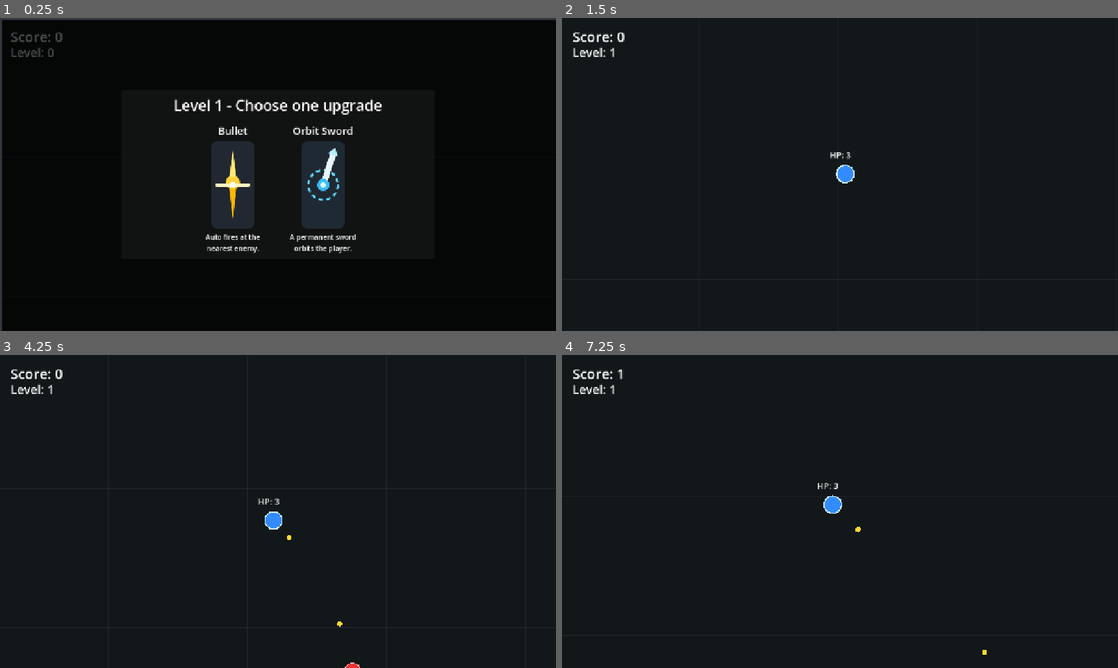
Above: before the commit, frames 1-4 (two rows, left to right).
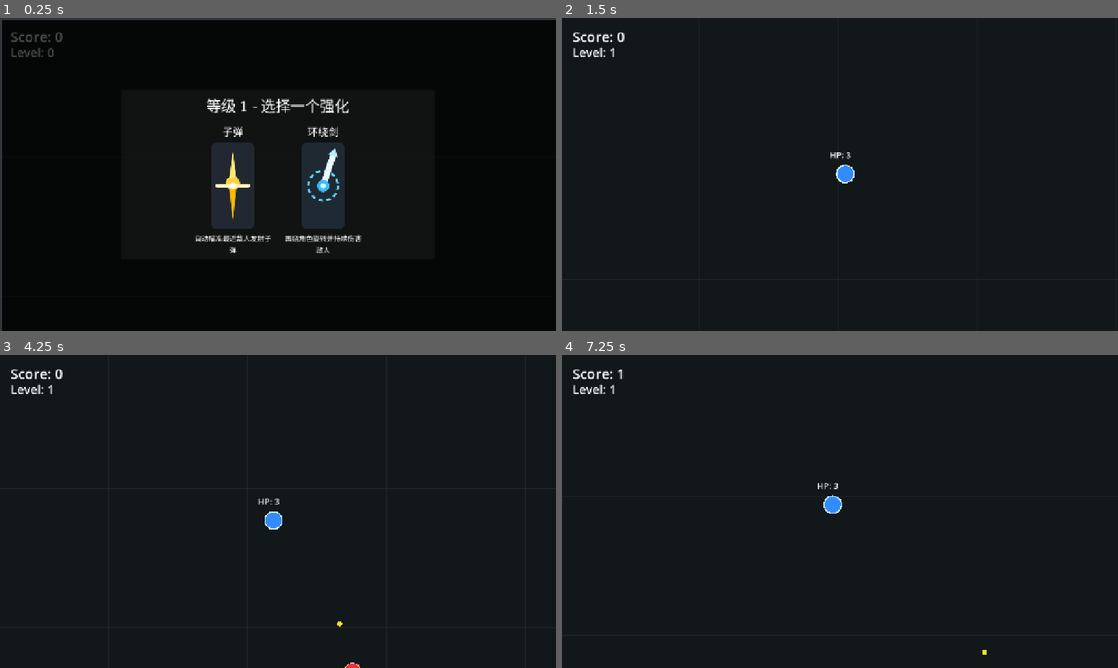
Above: after the commit, the same moments.

Repository: Tangoyzx/TraeRemoteGame
Game: Godot game, scene res://scenes/main.tscn
Same seed, same stepped clock (60 frames per second), same inputs: the game is played once before the commit and once after it.
Inputs (mouse positions are in pixels of both pictures, inside the frame that each line leads up to):
- Up to frame 1 (0.25 s): no input
- Up to frame 2 (1.5 s): click (795, 183) at 0.52 s; move the mouse to (962, 158) at 1.27 s; click (962, 158) at 1.42 s
- Up to frame 3 (4.25 s): tap Enter at 2, 3.5 s; move the mouse to (166, 527) at 2.02 s; click (166, 527) at 2.17 s; tap Space at 2.75 s; move the mouse to (333, 442) at 2.77 s; click (333, 442) at 2.92 s; move the mouse to (250, 574) at 3.52 s; click (250, 574) at 3.67 s
- Up to frame 4 (7.25 s): move the mouse to (1006, 558) at 4.27 s; click (1006, 558) at 4.42 s; move the mouse to (673, 464) at 5.02 s; click (673, 464) at 5.17 s; move the mouse to (867, 511) at 5.77 s; click (867, 511) at 5.92 s; move the mouse to (756, 433) at 6.52 s; click (756, 433) at 6.67 s

The runs differ from the first frame. In frame 1, 2.2% of the frame differs, in the area x 31-69%, y 25-76%; in frame 2, nothing differs; in frame 3, less than 0.1%; in frame 4, less than 0.1%.

Commit message:
Tune upgrade text and weapon balance

Diff:
--- a/scripts/main.gd
+++ b/scripts/main.gd
@@ -5,6 +5,7 @@
 const ProjectileScene := preload("res://scripts/projectile.gd")
 const AutoShooterScene := preload("res://scripts/weapons/auto_shooter.gd")
 const OrbitSwordScene := preload("res://scripts/weapons/orbit_sword.gd")
+const UpgradeUIFont := preload("uid://cay4nii3rtu3d")
 
 const VIEWPORT_SIZE := Vector2(1280.0, 720.0)
 const MAP_SIZE := Vector2(12800.0, 7200.0)
@@ -43,31 +44,38 @@
 		},
 	},
 	{
-		"start_time": 60.0,
+		"start_time": 20.0,
 		"rates": {
 			"basic": 40.0,
 		},
 	},
 	{
-		"start_time": 120.0,
+		"start_time": 40.0,
 		"rates": {
 			"basic": 40.0,
 			"chubby": 10.0,
 		},
 	},
+	{
+		"start_time": 60.0,
+		"rates": {
+			"basic": 40.0,
+			"chubby": 10.0,
+		},
+	},
 ]
 const UPGRADE_OPTIONS := {
 	"auto_shooter": {
 		"id": "auto_shooter",
-		"title": "Bullet",
-		"description": "Auto fires at the nearest enemy.",
+		"title": "子弹",
+		"description": "自动瞄准最近敌人发射子弹",
 		"image_path": "res://assets/upgrades/bullet.svg",
 		"weapon_type": "auto_shooter",
 	},
 	"orbit_sword": {
 		"id": "orbit_sword",
-		"title": "Orbit Sword",
-		"description": "A permanent sword orbits the player.",
+		"title": "环绕剑",
+		"description": "围绕角色旋转并持续伤害敌人",
 		"image_path": "res://assets/upgrades/orbit_sword.svg",
 		"weapon_type": "orbit_sword",
 	},
@@ -260,8 +268,9 @@
 
 	level_up_title = Label.new()
 	level_up_title.name = "Title"
-	level_up_title.text = "Level Up! Choose one upgrade"
+	level_up_title.text = "升级！选择一个强化"
 	level_up_title.horizontal_alignment = HORIZONTAL_ALIGNMENT_CENTER
+	level_up_title.add_theme_font_override("font", UpgradeUIFont)
 	level_up_title.add_theme_font_size_override("font_size", 34)
 	content.add_child(level_up_title)
 
@@ -381,7 +390,7 @@
 
 func _show_level_up_options(level: int, option_ids: Array) -> void:
 	is_level_up_open = true
-	level_up_title.text = "Level %d - Choose one upgrade" % level
+	level_up_title.text = "等级 %d - 选择一个强化" % level
 	for child in level_up_options_box.get_children():
 		child.queue_free()
 	for option_id in option_ids:
@@ -405,6 +414,7 @@
 	title.text = str(option["title"])
 	title.horizontal_alignment = HORIZONTAL_ALIGNMENT_CENTER
 	title.autowrap_mode = TextServer.AUTOWRAP_WORD_SMART
+	title.add_theme_font_override("font", UpgradeUIFont)
 	title.add_theme_font_size_override("font_size", 24)
 	card.add_child(title)
 
@@ -423,6 +433,7 @@
 	description.custom_minimum_size = Vector2(170, 0)
 	description.horizontal_alignment = HORIZONTAL_ALIGNMENT_CENTER
 	description.autowrap_mode = TextServer.AUTOWRAP_WORD_SMART
+	description.add_theme_font_override("font", UpgradeUIFont)
 	description.add_theme_font_size_override("font_size", 16)
 	card.add_child(description)
 
--- a/scripts/weapons/auto_shooter.gd
+++ b/scripts/weapons/auto_shooter.gd
@@ -1,7 +1,7 @@
 class_name AutoShooter
 extends Node
 
-const FIRE_INTERVAL := 0.55
+const FIRE_INTERVAL := 1.10
 const PROJECTILE_SPEED := 520.0
 const PROJECTILE_DAMAGE := 1
 const MUZZLE_OFFSET := 28.0
--- a/scripts/weapons/orbit_sword.gd
+++ b/scripts/weapons/orbit_sword.gd
@@ -2,7 +2,7 @@
 extends Area2D
 
 const DAMAGE := 1
-const ORBIT_RADIUS := 62.0
+const ORBIT_RADIUS := 186.0
 const ORBIT_SPEED := 3.4
 const SIZE := Vector2(52.0, 12.0)
 const HIT_COOLDOWN_SECONDS := 0.45
Binary file added: assets/fonts/noto_sans_sc_upgrade_ui.ttf
Not shown, added: assets/fonts/noto_sans_sc_upgrade_ui.ttf.import
